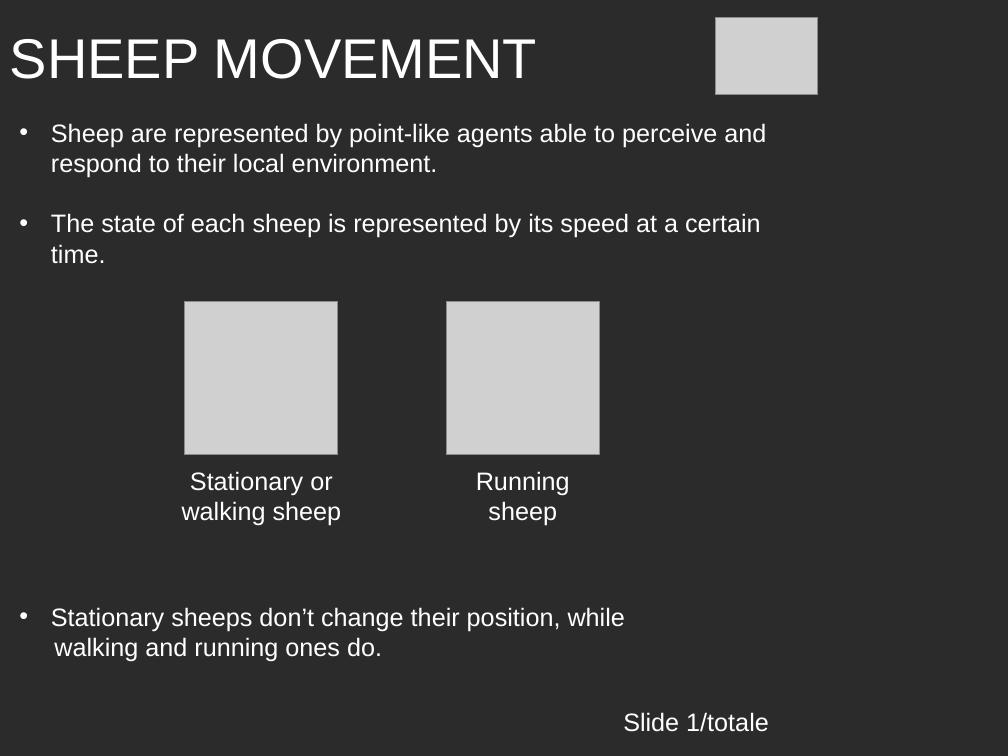
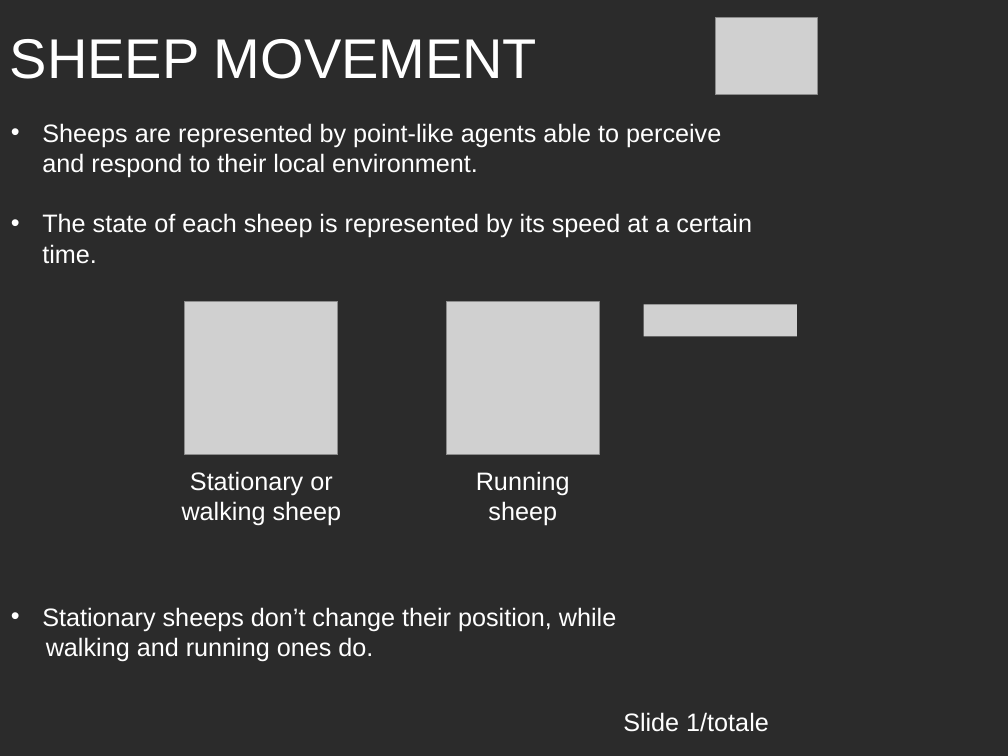
Before and after one commit to LorenzoCurcio/Progetto-ACTAM, a slide deck: slide 2 of Presentazione.pptx. Drawn at 1008x756 pixels with LibreOffice and Linux fonts; fonts in the diff are those of the drawing; grey boxes stand for pictures; background and template pictures are left out; a plain dark background stands for a picture behind light text. Boxes give left, top, right and bottom in pixels: in the first picture for what was removed or moved away, otherwise in the second. Text is boxed around its words. In the diff, an @@ line names an element or a change of style, - is before the commit and + after.

```diff
--- a/Presentazione.pptx
+++ b/Presentazione.pptx
@@ text "Sheeps are represented by point-like ...": place and size @@
-text "Sheeps are represented by point-like ..." at [51, 123, 766, 661]
+text "Sheeps are represented by point-like ..." at [42, 123, 752, 661]
@@ text at [42, 123, 721, 178]: text changed @@
-• Sheep are represented by point-like agents able to perceive and respond to their local environment.
+• Sheeps are represented by point-like agents able to perceive and respond to their local environment.
@@ picture added at [644, 304, 797, 337] @@
```
Also in this commit, not shown: 1 other slide changed, 9 slides added, 2 other files.
